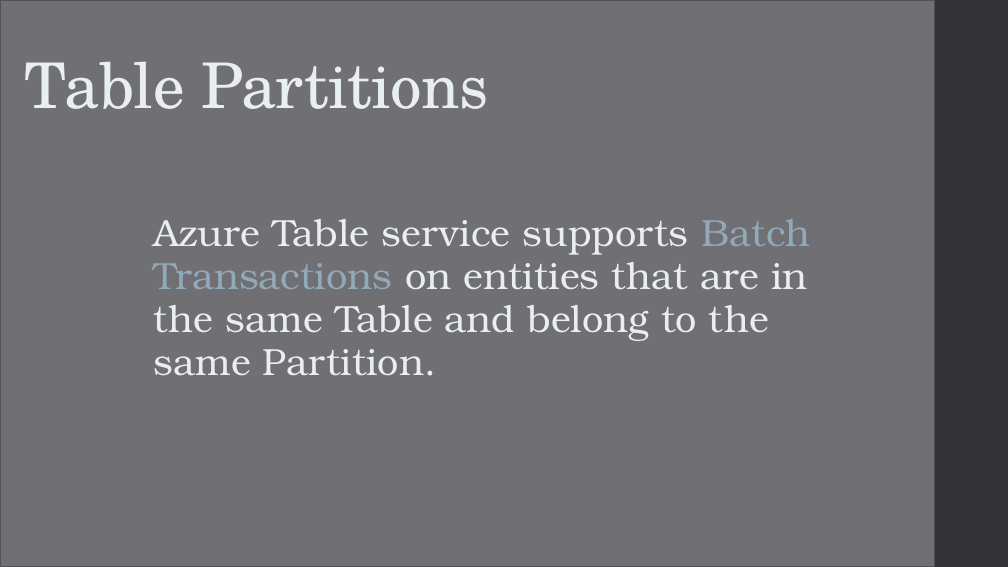
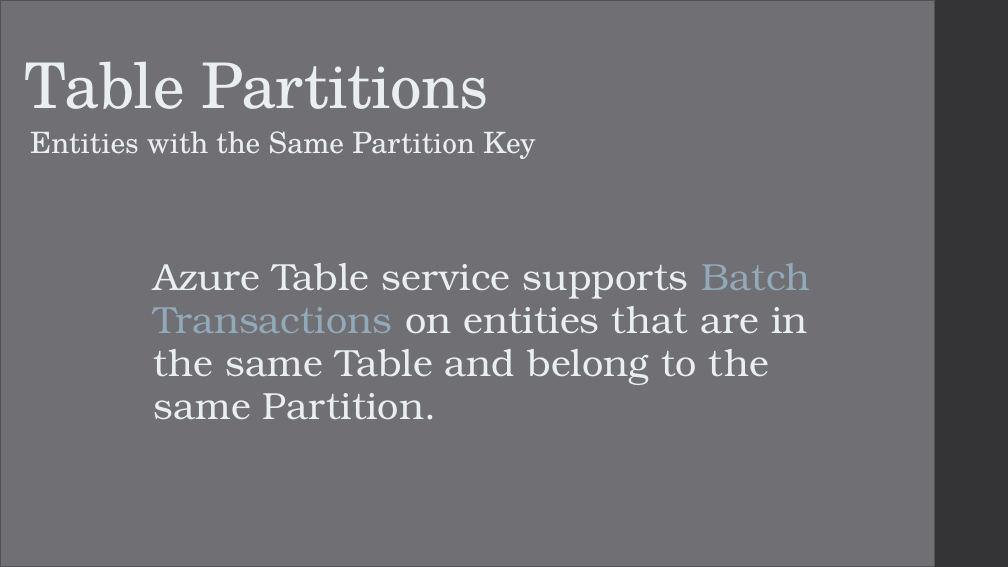
Before and after one commit to CaitieM20/DotNetConf, a slide deck: slide 10 of Patterns & Best Practices For Moving From RDBMS to Azure Storage.pptx (slide 13 before the commit). Drawn at 1008x567 pixels with LibreOffice and Linux fonts; fonts in the diff are those of the drawing. Boxes give left, top, right and bottom in pixels: in the first picture for what was removed or moved away, otherwise in the second. Text is boxed around its words. In the diff, an @@ line names an element or a change of style, - is before the commit and + after.

```diff
--- a/Patterns & Best Practices For Moving From RDBMS to Azure Storage.pptx
+++ b/Patterns & Best Practices For Moving From RDBMS to Azure Storage.pptx
@@ text added at (x1=30, y1=131, x2=536, y2=159), 28 pt, text #E9EEF1 @@
+Entities with the Same Partition Key
@@ text "Azure Table service supports Batch ..." moved from (x1=154, y1=219, x2=811, y2=341) to (x1=154, y1=263, x2=811, y2=385) @@
```
Also in this commit, not shown: 13 other slides changed, 14 slides added, 13 slides removed, 3 other files.
